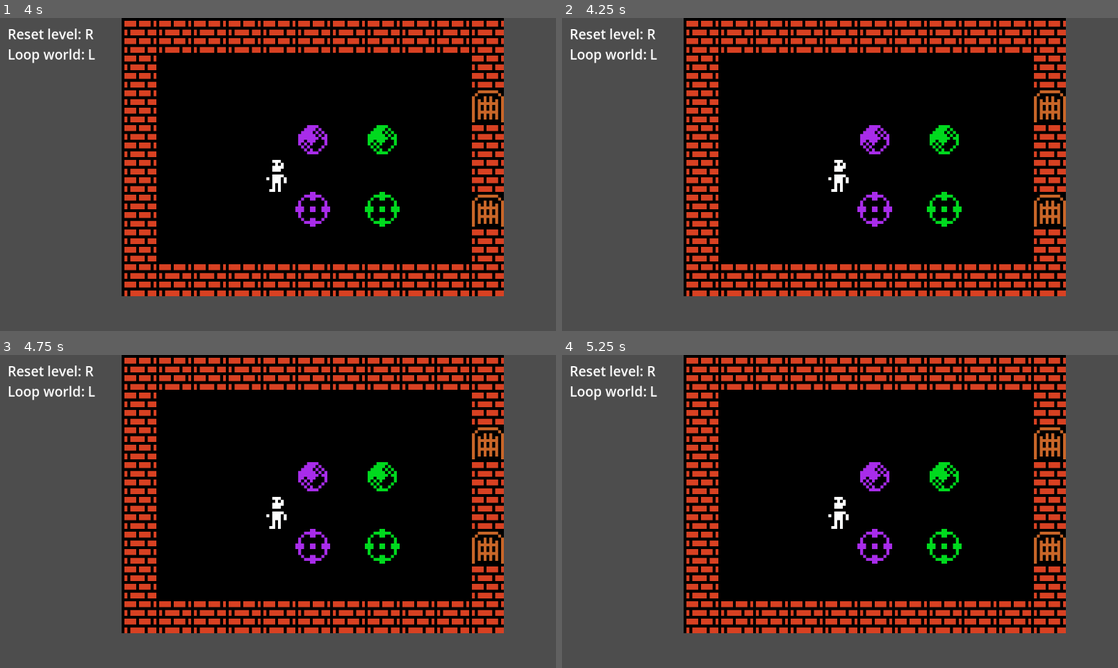
Above: before the commit, frames 1-4 (two rows, left to right).
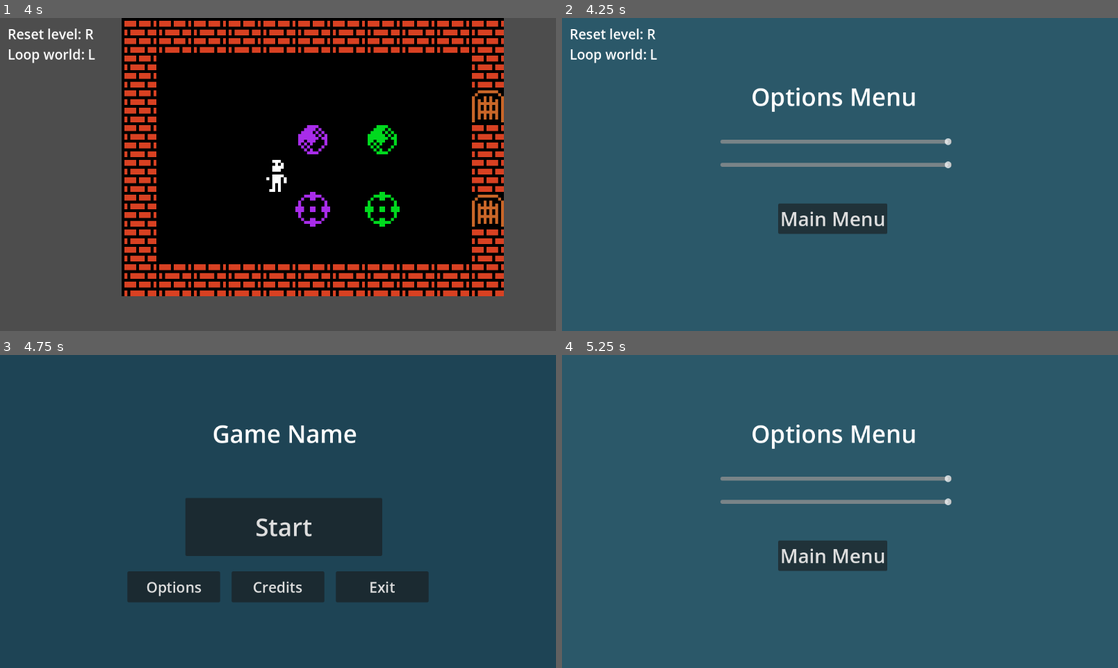
Above: after the commit, the same moments.

Repository: janhrastnik/gmtk2025
Game: Godot game, scene res://scenes/map_test.tscn
Same seed, same stepped clock (60 frames per second), same inputs: the game is played once before the commit and once after it.
Inputs (mouse positions are in pixels of both pictures, inside the frame that each line leads up to):
- Up to frame 1 (4 s): tap Enter at 0.5 s; hold D (right) 0.53-1.28 s; hold L (loop) 0.53-1.28 s; tap R (reset) every 0.75 s from 1.25 to 3.5 s; hold S (down) 1.28-2.03 s; tap L (loop) at 1.35, 2.85 s; hold D (right) 2.03-2.78 s; hold L (loop) 2.03-2.78 s; hold W (up) 2.78-3.53 s; hold A (left) from 3.53 s (still down); hold L (loop) from 3.53 s (still down)
- Up to frame 2 (4.25 s): keep holding A (left); keep holding L (loop); tap Escape (ESC, bound only after the commit) at 4.15 s
- Up to frame 3 (4.75 s): release A (left) at 4.25 s; release L (loop) at 4.25 s; click (272, 555) at 4.25 s, where only the run after the commit has a clickable "Main Menu"
- Up to frame 4 (5.25 s): click (734, 586) at 5 s, where only the run after the commit has a clickable "Options"

Frame 1 is identical in both runs. In frame 2, 100% of the frame differs, in the area x 0-100%, y 0-100%; in frame 3, 100%; in frame 4, 100%.

Commit message:
Music player setup

Diff:
--- a/UI/main_menu.tscn
+++ b/UI/main_menu.tscn
@@ -21,6 +21,7 @@
 color = Color(0.116537, 0.264808, 0.333799, 1)
 
 [node name="GameButton" type="Button" parent="."]
+layout_mode = 0
 offset_left = 384.0
 offset_top = 296.0
 offset_right = 792.0
@@ -29,6 +30,7 @@
 text = "Start"
 
 [node name="OptionsButton" type="Button" parent="."]
+layout_mode = 0
 offset_left = 264.0
 offset_top = 448.0
 offset_right = 456.0
@@ -37,6 +39,7 @@
 text = "Options"
 
 [node name="CreditsButton" type="Button" parent="."]
+layout_mode = 0
 offset_left = 480.0
 offset_top = 448.0
 offset_right = 672.0
@@ -45,6 +48,7 @@
 text = "Credits"
 
 [node name="ExitButton" type="Button" parent="."]
+layout_mode = 0
 offset_left = 696.0
 offset_top = 448.0
 offset_right = 888.0
@@ -53,6 +57,7 @@
 text = "Exit"
 
 [node name="Label" type="Label" parent="."]
+layout_mode = 0
 offset_left = 440.0
 offset_top = 128.0
 offset_right = 740.0
--- a/UI/options.gd
+++ b/UI/options.gd
@@ -1,5 +1,37 @@
 extends Control
 
+var is_in_game: bool
+
+func _ready() -> void:
+	if get_parent().name == "root":
+		is_in_game = false
+	else:
+		is_in_game = true
+		self.visible = false
+
+	%MusicSlider.value = db_to_linear(AudioServer.get_bus_volume_db((AudioServer.get_bus_index("Master"))))
+	%SFXSlider.value = db_to_linear(AudioServer.get_bus_volume_db((AudioServer.get_bus_index("SFX"))))
+
+func _input(event: InputEvent) -> void:
+	if event.is_action_pressed("ESC"):
+		self.visible = not self.visible
 
 func _on_button_pressed() -> void:
 	get_tree().change_scene_to_file("res://UI/main_menu.tscn")
+
+
+func _on_music_slider_value_changed(value: float) -> void:
+	AudioServer.set_bus_volume_db(AudioServer.get_bus_index("Master"), linear_to_db(value))
+
+func _on_sfx_slider_value_changed(value: float) -> void:
+	AudioServer.set_bus_volume_db(AudioServer.get_bus_index("SFX"), linear_to_db(value))
+
+func linear_to_db(linear: float) -> float:
+	if linear <= 0:
+		return -80
+
+	var l = log(linear) / log(10) # log_10 (linear)
+	return 20.0 * l
+
+func db_to_linear(db: float) -> float:
+	return pow(10, db / 20.0)
--- a/UI/options.tscn
+++ b/UI/options.tscn
@@ -38,4 +38,26 @@
 theme_override_font_sizes/font_size = 40
 text = "Main Menu"
 
+[node name="MusicSlider" type="HSlider" parent="."]
+unique_name_in_owner = true
+layout_mode = 0
+offset_left = 328.0
+offset_top = 248.0
+offset_right = 808.0
+offset_bottom = 264.0
+max_value = 1.0
+step = 0.1
+
+[node name="SFXSlider" type="HSlider" parent="."]
+unique_name_in_owner = true
+layout_mode = 0
+offset_left = 328.0
+offset_top = 296.0
+offset_right = 808.0
+offset_bottom = 312.0
+max_value = 1.0
+step = 0.1
+
 [connection signal="pressed" from="Button" to="." method="_on_button_pressed"]
+[connection signal="value_changed" from="MusicSlider" to="." method="_on_music_slider_value_changed"]
+[connection signal="value_changed" from="SFXSlider" to="." method="_on_sfx_slider_value_changed"]
--- /dev/null
+++ b/default_bus_layout.tres
@@ -0,0 +1,16 @@
+[gd_resource type="AudioBusLayout" format=3 uid="uid://fisa25m5ptxa"]
+
+[resource]
+bus/0/volume_db = 0.00504494
+bus/1/name = &"Music"
+bus/1/solo = false
+bus/1/mute = false
+bus/1/bypass_fx = false
+bus/1/volume_db = 0.0
+bus/1/send = &"Master"
+bus/2/name = &"SFX"
+bus/2/solo = false
+bus/2/mute = false
+bus/2/bypass_fx = false
+bus/2/volume_db = 0.0
+bus/2/send = &"Master"
--- a/project.godot
+++ b/project.godot
@@ -60,6 +60,11 @@
 "events": [Object(InputEventKey,"resource_local_to_scene":false,"resource_name":"","device":-1,"window_id":0,"alt_press …(192 unchanged characters)…
 ]
 }
+ESC={
+"deadzone": 0.2,
+"events": [Object(InputEventKey,"resource_local_to_scene":false,"resource_name":"","device":-1,"window_id":0,"alt_pressed":false,"shift_pressed":false,"ctrl_pressed":false,"meta_pressed":false,"pressed":false,"keycode":0,"physical_keycode":4194305,"key_label":0,"unicode":0,"location":0,"echo":false,"script":null)
+]
+}
 
 [rendering]
 
--- a/scenes/interactable/loop_pressure_plate.gd
+++ b/scenes/interactable/loop_pressure_plate.gd
@@ -2,14 +2,12 @@
 extends PressurePlate
 
 @export var event_name = ""
-
 
 func _on_area_2d_area_entered(area: Area2D) -> void:
 	var parent = area.get_parent()
 	if parent is Player or parent is Rock:
 		GameData.global_events.emit(event_name)
 
-
 func _on_area_2d_area_exited(area: Area2D) -> void:
 	var parent = area.get_parent()
 	if parent is Player or parent is Rock:
--- a/scenes/interactable/reset_pressure_plate.gd
+++ b/scenes/interactable/reset_pressure_plate.gd
@@ -1,5 +1,4 @@
 class_name ResetPressurePlate
-
 extends PressurePlate
 
 @export var event_name = ""
--- a/scenes/map_test.tscn
+++ b/scenes/map_test.tscn
@@ -8,9 +8,16 @@
 [ext_resource type="PackedScene" uid="uid://cydpl45ysvfqy" path="res://scenes/interactable/reset_pressure_plate.tscn" id="6_6nkdi"]
 [ext_resource type="PackedScene" uid="uid://ycegeiop4h6x" path="res://scenes/interactable/loop_rock.tscn" id="7_b3oat"]
 [ext_resource type="PackedScene" uid="uid://bbsk6tnse7wvv" path="res://scenes/interactable/loop_pressure_plate.tscn" id="8_t5yh1"]
+[ext_resource type="AudioStream" uid="uid://bc8xdsydnkjwb" path="res://assets/music/ytdl.canehill.info - Firewall Override (Royalty Free Investigation Themed Ambient, Inspired by Uplink) (320 KBps).mp3" id="9_t5yh1"]
+[ext_resource type="PackedScene" uid="uid://2wjqtp6o7amn" path="res://UI/options.tscn" id="10_yihkf"]
 
 [node name="Map Test" type="Node2D"]
 script = ExtResource("1_o4b1t")
+
+[node name="CanvasLayer" type="CanvasLayer" parent="."]
+
+[node name="Options" parent="CanvasLayer" instance=ExtResource("10_yihkf")]
+visible = false
 
 [node name="TileMapLayer" type="TileMapLayer" parent="."]
 tile_map_data = PackedByteArray("AAABAAEAAQAJAAcAAAACAAEAAQAJAAcAAAADAAEAAQAJAAcAAAAEAAEAAQAJAAcAAAAFAAEAAQAJAAcAAAAFAA …(1328 unchanged characters)…
@@ -47,3 +54,9 @@
 position = Vector2(120, 24)
 event_name = "loop_gate"
 level_name = "gate_demo"
+
+[node name="AudioStreamPlayer" type="AudioStreamPlayer" parent="."]
+stream = ExtResource("9_t5yh1")
+autoplay = true
+bus = &"Music"
+parameters/looping = true
Not shown, added: assets/music/jump.wav.import
Not shown, added: assets/music/ytdl.canehill.info - Firewall Override (Royalty Free Investigation Themed Ambient, Inspired by Uplink) (320 KBps).mp3.import
Not shown: 1 places in scenes/map_test.tscn that only renumber resources
Not shown, added: assets/music/jump.wav
Not shown, added: assets/music/ytdl.canehill.info - Firewall Override (Royalty Free Investigation Themed Ambient, Inspired by Uplink) (320 KBps).mp3
